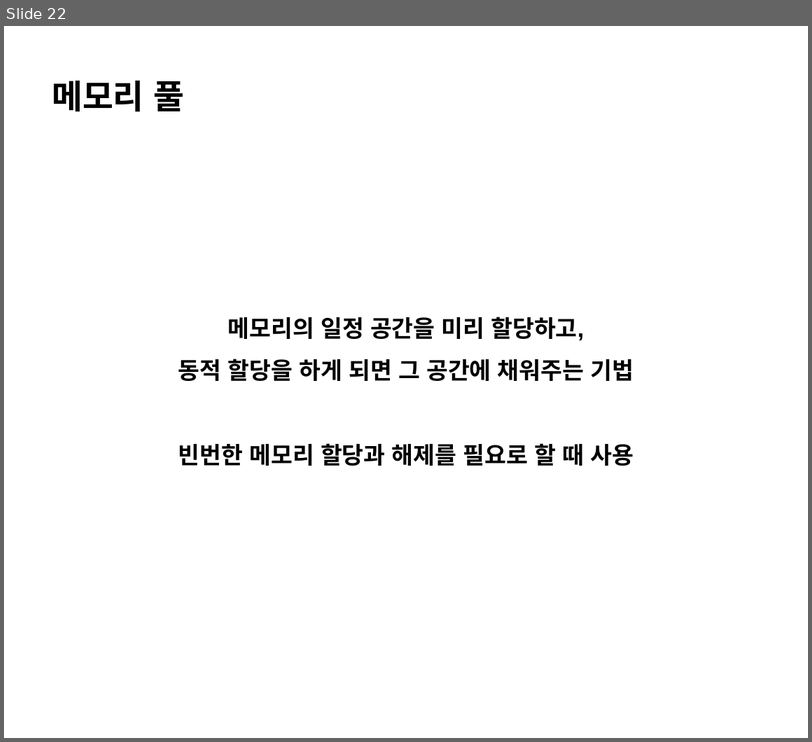
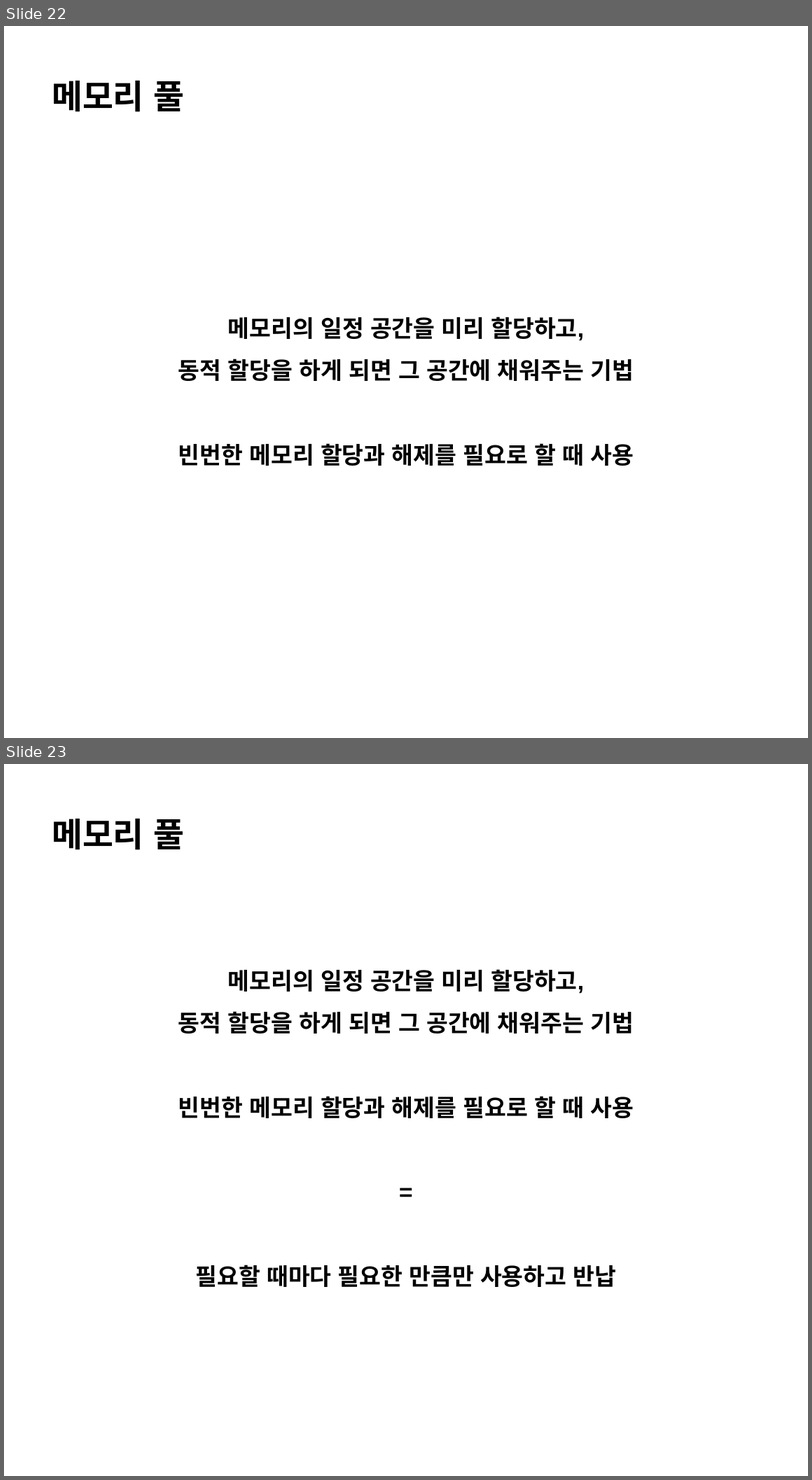
Before and after one commit to ChoSooMin/CS-Study, a slide deck: OS/Day 12_Memory Fragmentation Solution.pptx. Shown one above the other, each under a label of ours: slide 22 before the commit, slides 22 and 23 after it. The pictures are 812x742 and 812x1480 pixels, drawn with LibreOffice and Linux fonts; fonts in the diff are those of the drawing. Boxes give left, top, right and bottom in pixels: in the first picture for what was removed or moved away, otherwise in the second. Text is boxed around its words. In the diff, an @@ line names an element or a change of style, - is before the commit and + after.

Commit message:
[OS] 메모리 단편화 해결법

```diff
--- a/OS/Day 12_Memory Fragmentation Solution.pptx
+++ b/OS/Day 12_Memory Fragmentation Solution.pptx
@@ slide 23 added at box(4, 764, 808, 1476), background #FFFFFF @@
@@ text added at box(52, 819, 184, 850), 40 pt, text #000000, bold @@
+메모리 풀
@@ text added at box(178, 969, 633, 1287), 28 pt, text #000000, bold @@
+메모리의 일정 공간을 미리 할당하고,
+동적 할당을 하게 되면 그 공간에 채워주는 기법
+빈번한 메모리 할당과 해제를 필요로 할 때 사용
+=
+필요할 때마다 필요한 만큼만 사용하고 반납
```
Also in this commit, not shown: 5 other slides added.
